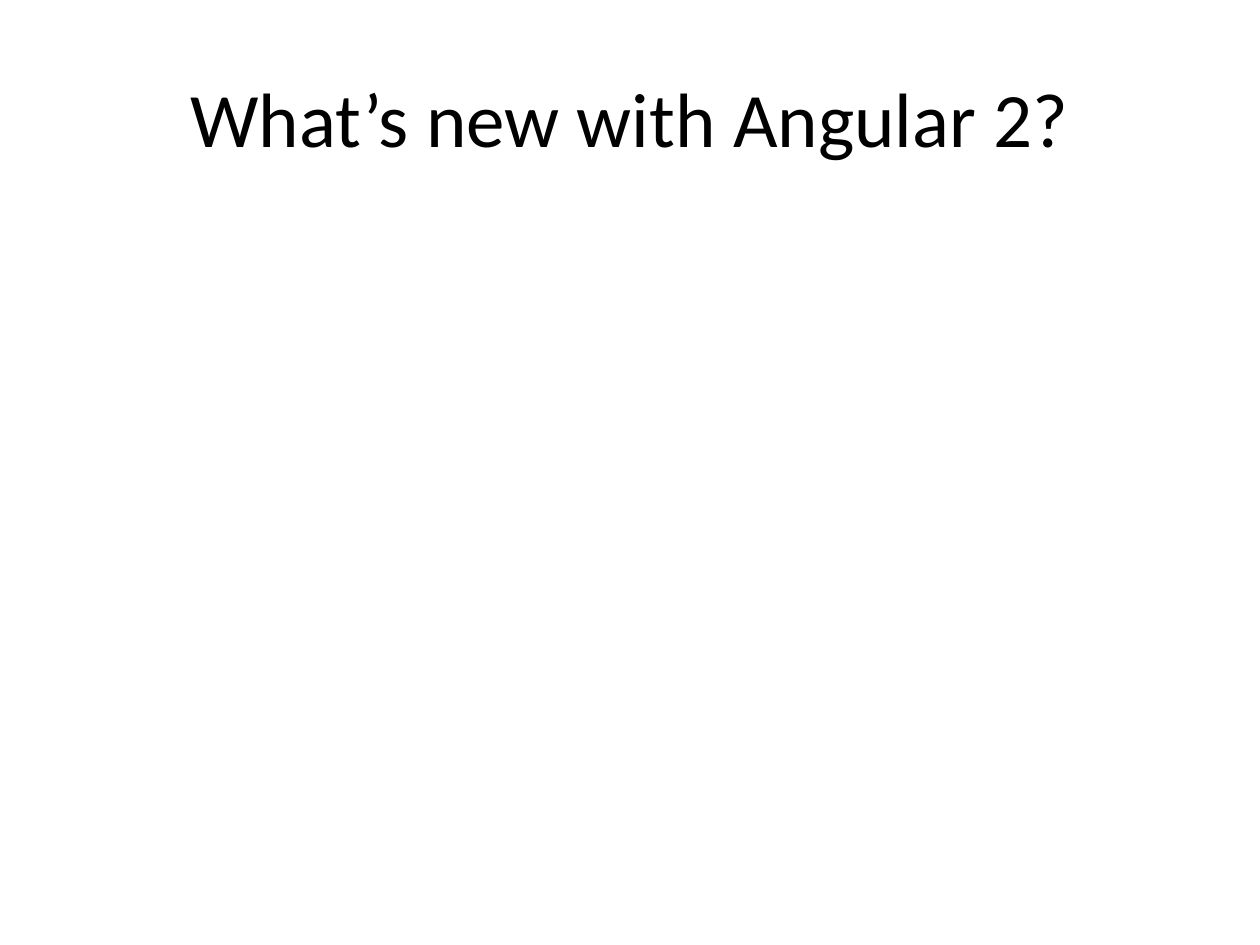
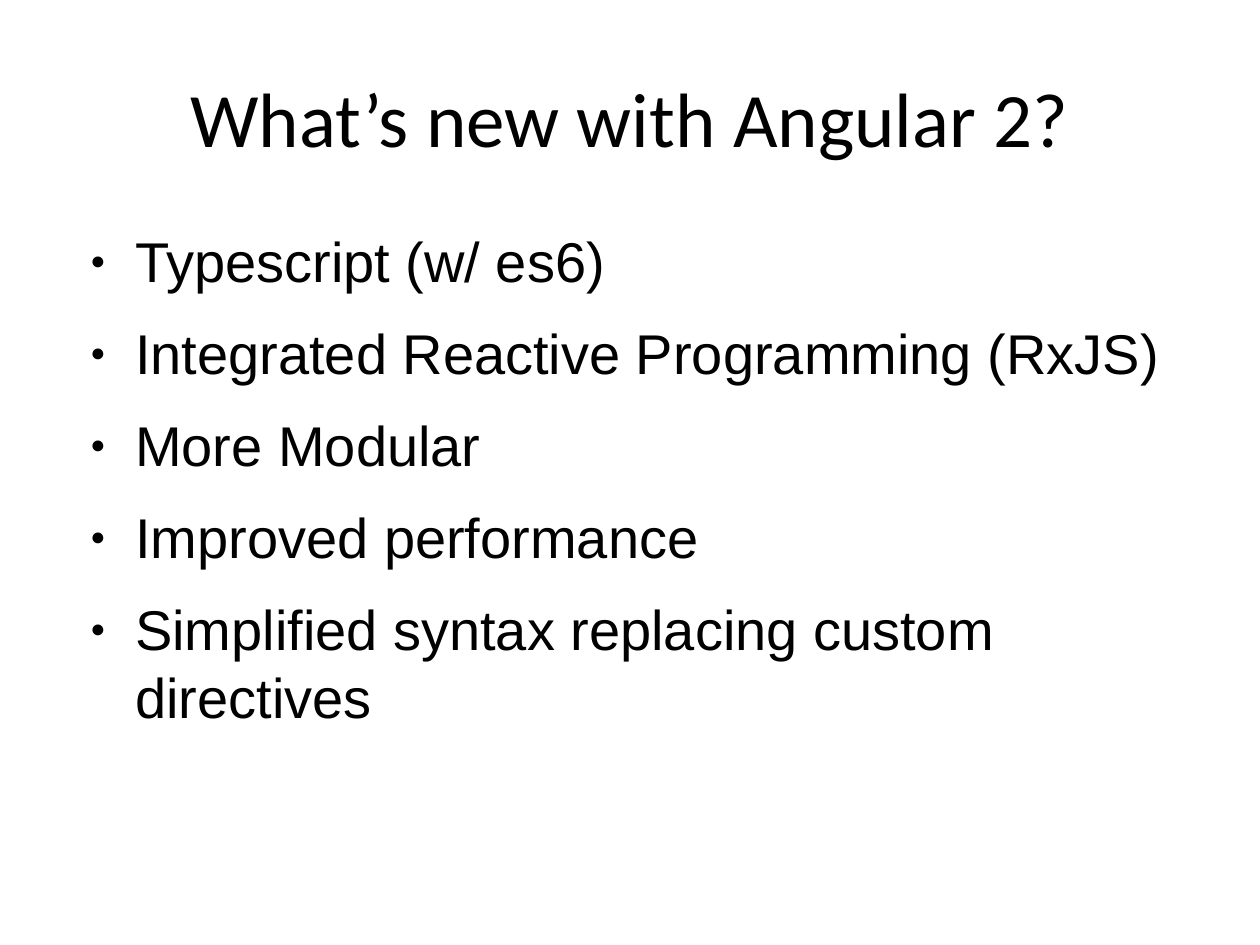
Before and after one commit to trognus/devcon2016, a slide deck: slide 3 of devconNg2.odp. Drawn at 1260x945 pixels with LibreOffice and Linux fonts; fonts in the diff are those of the drawing. Boxes give left, top, right and bottom in pixels: in the first picture for what was removed or moved away, otherwise in the second. Text is boxed around its words. In the diff, an @@ line names an element or a change of style, - is before the commit and + after.

Commit message:
updating

```diff
--- a/devconNg2.odp
+++ b/devconNg2.odp
@@ text added at (135, 241, 1159, 719), 32 pt, text #000000 @@
+● Typescript (w/ es6)
+● Integrated Reactive Programming (RxJS)
+● More Modular
+● Improved performance
+● Simplified syntax replacing custom directives
```
Also in this commit, not shown: 1 other slide changed, 3 slides added, 1 slide removed.
